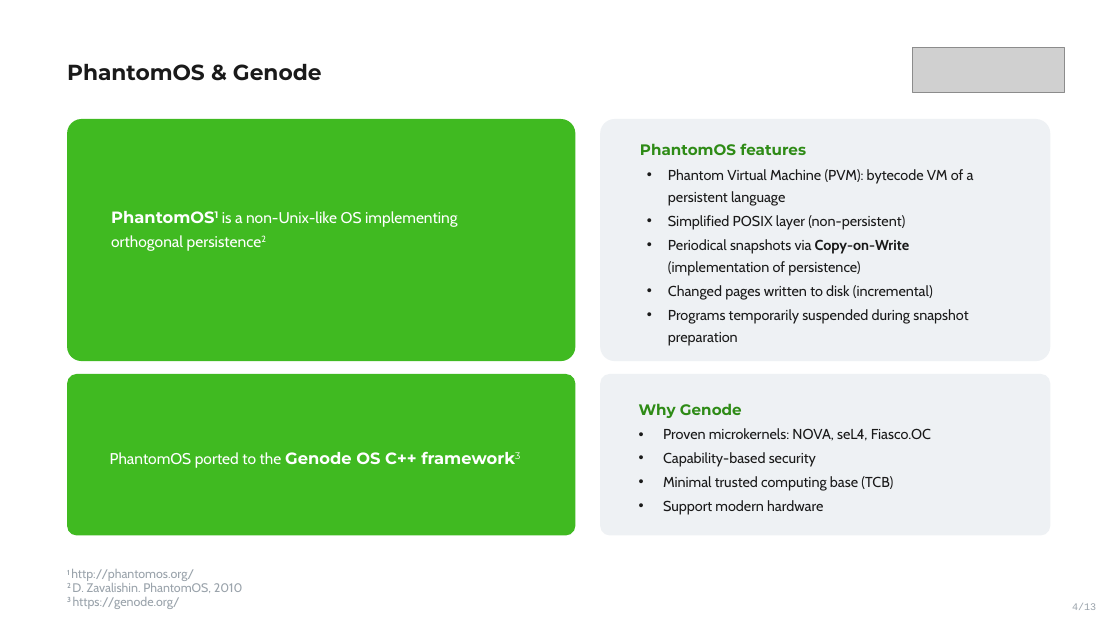
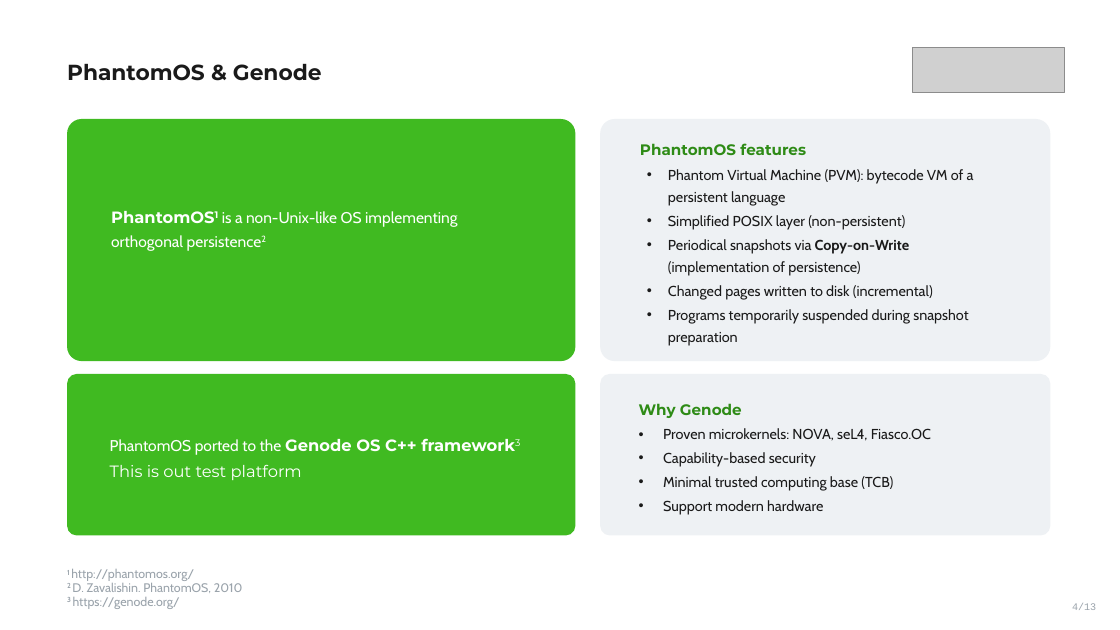
Before and after one commit to VoronM1522/Thesis_draft, a slide deck: slide 4 of presentation/slides_main.pptx. Drawn at 1120x630 pixels with LibreOffice and Linux fonts; fonts in the diff are those of the drawing; grey boxes stand for pictures. Boxes give left, top, right and bottom in pixels: in the first picture for what was removed or moved away, otherwise in the second. Text is boxed around its words. In the diff, an @@ line names an element or a change of style, - is before the commit and + after.

```diff
--- a/presentation/slides_main.pptx
+++ b/presentation/slides_main.pptx
@@ text in rounded rectangle at (x1=110, y1=439, x2=417, y2=480): text changed @@
-PhantomOS ported to the Genode OS C++ framework3
+PhantomOS ported to the Genode OS C++ framework3 This is out test platform
```
Also in this commit, not shown: 5 other slides changed, 1 slide removed, 1 other file.
